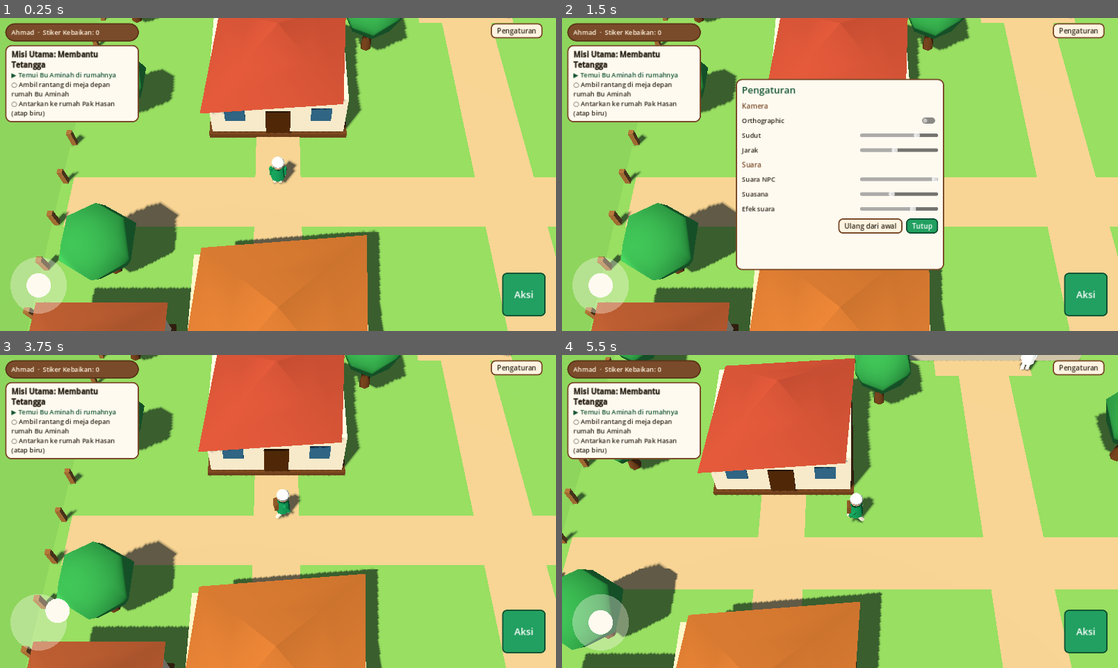
Above: before the commit, frames 1-4 (two rows, left to right).
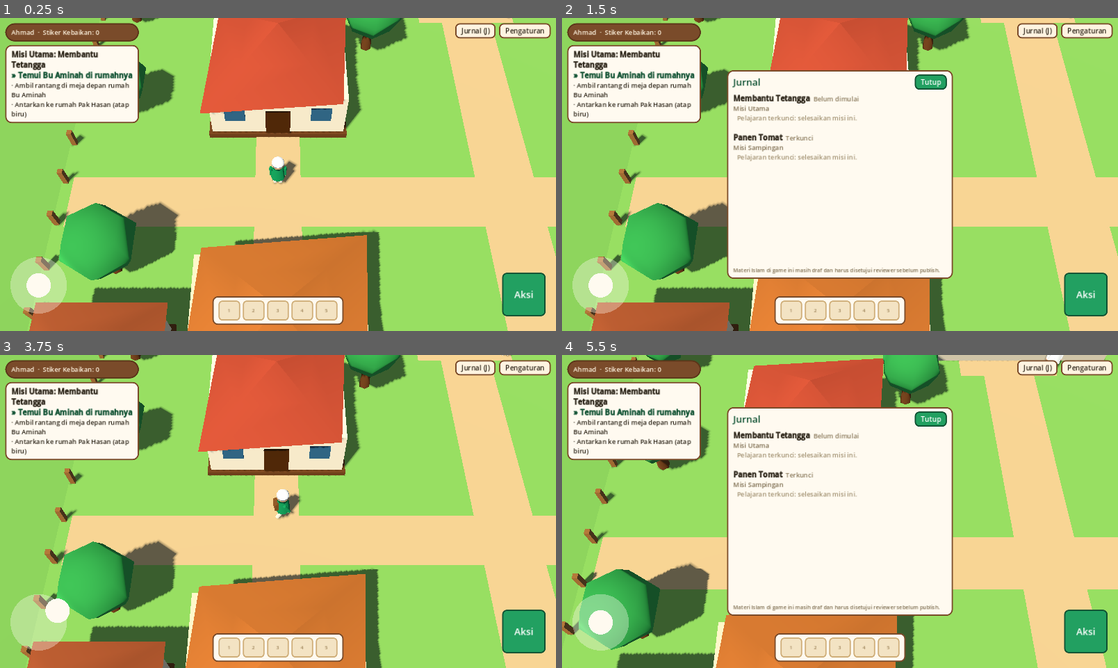
Above: after the commit, the same moments.

Repository: berlianlife/jelajah-kampung
Game: Godot game, scene res://scenes/main.tscn
Same seed, same stepped clock (60 frames per second), same inputs: the game is played once before the commit and once after it.
Inputs (mouse positions are in pixels of both pictures, inside the frame that each line leads up to):
- Up to frame 1 (0.25 s): no input
- Up to frame 2 (1.5 s): click "Pengaturan" at 0.5 s; click (1040, 30) at 1.25 s, where only the run after the commit has a clickable "Jurnal (J)"
- Up to frame 3 (3.75 s): click "Tutup" at 2 s; click "Aksi" at 2.75 s; tap Enter at 3.5 s; drag from (38, 621) to (333, 442) at 3.52 s
- Up to frame 4 (5.5 s): drag from (728, 527) to (812, 574) at 4.27 s; move the mouse to (895, 442) at 5.02 s; hold D (move_right) from 5.03 s (still down); hold J (journal, bound only after the commit) from 5.03 s (still down)

The runs differ from the first frame. In frame 1, 4.0% of the frame differs, in the area x 0-100%, y 1-98%; in frame 2, 12%; in frame 3, 4.0%; in frame 4, 52%, in the area x 0-100%, y 0-100%.

Commit message:
v0.3: journal, hotbar, LOS fade, safe glyphs

Diff:
--- /dev/null
+++ b/data/world/items.json
@@ -0,0 +1,6 @@
+{
+  "items": {
+    "rantang": {"name": "Rantang Lodeh", "color": "2fa36b", "short": "Rantang"},
+    "tomat": {"name": "Tomat", "color": "e2463a", "short": "Tomat", "count_from": "q.harvest_tomato"}
+  }
+}
--- a/scripts/data/game_data.gd
+++ b/scripts/data/game_data.gd
@@ -74,6 +74,7 @@
 		"move_right": [KEY_D, KEY_RIGHT],
 		"interact": [KEY_E, KEY_SPACE],
 		"settings": [KEY_ESCAPE],
+		"journal": [KEY_J],
 	}
 	for action in map.keys():
 		if not InputMap.has_action(action):
--- a/scripts/main.gd
+++ b/scripts/main.gd
@@ -6,6 +6,7 @@
 	"res://data/quests/02_harvest_tomato.json",
 ]
 const NPC_FILE := "res://data/world/npcs.json"
+const ITEM_FILE := "res://data/world/items.json"
 const INTERACT_RANGE := 2.1
 
 const PlayerScript := preload("res://scripts/player/player.gd")
@@ -18,6 +19,7 @@
 var hud
 var engine: QuestEngine
 var npc_data: Dictionary = {}
+var item_data: Dictionary = {}
 var interactables: Array = []
 var near = null
 var rantang: Node3D
@@ -57,6 +59,8 @@
 	engine.sfx_requested.connect(AudioManager.play)
 
 	npc_data = _load_json(NPC_FILE)
+	item_data = _load_json(ITEM_FILE).get("items", {})
+	hud.journal_opened.connect(_refresh_ui)
 	_spawn_interactables(world)
 
 	hud.load_settings(GameData.state["settings"])
@@ -147,7 +151,7 @@
 func _process(delta: float) -> void:
 	var blocked: bool = hud.is_blocking()
 	player.input_locked = blocked
-	WorldBuilder.update_fades(player.global_position, delta, rig.pitch_deg)
+	WorldBuilder.update_fades(player.global_position, delta, rig.cam.global_position)
 	near = null if blocked else _find_near()
 	hud.set_prompt(near.prompt_label if near != null else "")
 	if player.is_moving:
@@ -255,6 +259,18 @@
 func _refresh_ui() -> void:
 	hud.set_quests(engine.panel_data())
 	hud.set_stickers(int(GameData.state["stickers"]))
+	hud.set_inventory(inventory_view())
+	hud.set_journal(engine.journal_data())
+
+func inventory_view() -> Array:
+	var out: Array = []
+	for id in GameData.state["inventory"]:
+		var def: Dictionary = item_data.get(id, {"name": id, "short": id, "color": "888888"})
+		var row := def.duplicate()
+		row["id"] = id
+		row["count"] = GameData.counter(def["count_from"]) if def.has("count_from") else 1
+		out.append(row)
+	return out
 
 func _load_json(path: String) -> Dictionary:
 	var f := FileAccess.open(path, FileAccess.READ)
--- a/scripts/quest/quest_engine.gd
+++ b/scripts/quest/quest_engine.gd
@@ -118,6 +118,35 @@
 		GameData.save()
 		changed.emit()
 
+func _collect_learns(v: Variant, out: Dictionary) -> void:
+	if v is Dictionary:
+		if v.has("learn"):
+			out[v["learn"]] = {"title": v.get("learn_title", ""), "text": v.get("learn_text", "")}
+		for k in v.keys():
+			_collect_learns(v[k], out)
+	elif v is Array:
+		for x in v:
+			_collect_learns(x, out)
+
+## Journal rows: every quest whose requirements are met, with status and its learning entry.
+func journal_data() -> Array:
+	var out: Array = []
+	for q in quests:
+		var st := GameData.quest(q["quest_id"])
+		var steps: Array = q.get("steps", [])
+		var done := not steps.is_empty()
+		for s in steps:
+			if not cond_ok(s.get("done_if", {}), q):
+				done = false
+		var status := "Selesai" if done else ("Berjalan" if st > 0 else ("Terkunci" if not requires_ok(q) else "Belum dimulai"))
+		var learns := {}
+		_collect_learns(q, learns)
+		var lessons: Array = []
+		for id in learns.keys():
+			lessons.append({"id": id, "title": learns[id]["title"], "text": learns[id]["text"], "unlocked": GameData.state["learned"].has(id)})
+		out.append({"title": q.get("title", ""), "type": q.get("type", "main"), "status": status, "lessons": lessons, "content_status": q.get("content_status", "")})
+	return out
+
 ## Quest panel rows: main quests always, side quests once started.
 func panel_data() -> Array:
 	var out: Array = []
--- a/scripts/ui/hud.gd
+++ b/scripts/ui/hud.gd
@@ -6,6 +6,7 @@
 signal joystick_changed(v: Vector2)
 signal settings_changed(s: Dictionary)
 signal reset_requested
+signal journal_opened
 
 const CREAM := Color("fffaf0")
 const WOOD := Color("7a4b2a")
@@ -28,6 +29,9 @@
 var learn_title: Label
 var learn_text: Label
 var settings_panel: PanelContainer
+var journal_panel: PanelContainer
+var journal_text: RichTextLabel
+var hotbar: HBoxContainer
 var s_ortho: CheckButton
 var s_pitch: HSlider
 var s_dist: HSlider
@@ -153,16 +157,68 @@
 	quest_text.add_theme_color_override("default_color", INK)
 	qp.add_child(quest_text)
 
-	# Settings button (top-right)
+	# Top-right buttons
+	var tr := HBoxContainer.new()
+	tr.add_theme_constant_override("separation", 8)
+	tr.anchor_left = 1.0
+	tr.anchor_right = 1.0
+	tr.offset_left = -270
+	tr.offset_right = -12
+	tr.offset_top = 12
+	tr.alignment = BoxContainer.ALIGNMENT_END
+	tr.grow_horizontal = Control.GROW_DIRECTION_BEGIN
+	root.add_child(tr)
+	var jb := _button("Jurnal (J)")
+	jb.pressed.connect(toggle_journal)
+	tr.add_child(jb)
 	var gear := _button("Pengaturan")
-	gear.set_anchors_preset(Control.PRESET_TOP_RIGHT)
-	gear.position = Vector2(-150, 12)
 	gear.pressed.connect(toggle_settings)
-	root.add_child(gear)
+	tr.add_child(gear)
+
+	# Inventory hotbar (bottom-center)
+	var hp := _panel(Color("fffaf0"), WOOD, 12)
+	_anchor_bottom_center(hp, 300, 64, 16)
+	root.add_child(hp)
+	hotbar = HBoxContainer.new()
+	hotbar.alignment = BoxContainer.ALIGNMENT_CENTER
+	hotbar.add_theme_constant_override("separation", 6)
+	hp.add_child(hotbar)
+	hp.name = "Hotbar"
+	set_inventory([])
+
+	# Journal
+	journal_panel = _panel(CREAM, WOOD)
+	_center(journal_panel, 520, 480)
+	root.add_child(journal_panel)
+	var jv := VBoxContainer.new()
+	jv.add_theme_constant_override("separation", 8)
+	journal_panel.add_child(jv)
+	var jh := HBoxContainer.new()
+	var jt := _label("Jurnal", 22, DEEP)
+	jt.size_flags_horizontal = Control.SIZE_EXPAND_FILL
+	jh.add_child(jt)
+	var jc := _button("Tutup", true)
+	jc.pressed.connect(toggle_journal)
+	jh.add_child(jc)
+	jv.add_child(jh)
+	var js := ScrollContainer.new()
+	js.size_flags_vertical = Control.SIZE_EXPAND_FILL
+	js.horizontal_scroll_mode = ScrollContainer.SCROLL_MODE_DISABLED
+	jv.add_child(js)
+	journal_text = RichTextLabel.new()
+	journal_text.bbcode_enabled = true
+	journal_text.fit_content = true
+	journal_text.size_flags_horizontal = Control.SIZE_EXPAND_FILL
+	journal_text.add_theme_font_size_override("normal_font_size", 15)
+	journal_text.add_theme_font_size_override("bold_font_size", 17)
+	journal_text.add_theme_color_override("default_color", INK)
+	js.add_child(journal_text)
+	jv.add_child(_label("Materi Islam di game ini masih draf dan harus disetujui reviewer sebelum publish.", 12, Color("7a6a4c")))
+	journal_panel.visible = false
 
 	# Prompt
 	prompt_panel = _panel(DEEP, Color("22A061"), 24)
-	_anchor_bottom_center(prompt_panel, 380, 50, 90)
+	_anchor_bottom_center(prompt_panel, 380, 50, 96)
 	root.add_child(prompt_panel)
 	prompt_label = _label("", 16, Color.WHITE)
 	prompt_label.horizontal_alignment = HORIZONTAL_ALIGNMENT_CENTER
@@ -276,6 +332,10 @@
 			toast_panel.visible = false
 
 func _unhandled_input(e: InputEvent) -> void:
+	if e.is_action_pressed("journal") and not _open:
+		toggle_journal()
+		get_viewport().set_input_as_handled()
+		return
 	if e.is_action_pressed("settings"):
 		if learn_panel.visible:
 			close_learn()
@@ -285,7 +345,7 @@
 
 # ---------- public API ----------
 func is_blocking() -> bool:
-	return _open or learn_panel.visible or settings_panel.visible
+	return _open or learn_panel.visible or settings_panel.visible or journal_panel.visible
 
 func dialog_open() -> bool:
 	return _open
@@ -301,12 +361,12 @@
 		var current_marked := false
 		for s in q["steps"]:
 			if s["done"]:
-				out += "[color=#8a7a5c][s]✓ %s[/s][/color]\n" % s["text"]
+				out += "[color=#8a7a5c][s]· %s[/s][/color]\n" % s["text"]
 			elif not current_marked:
-				out += "[color=#0F5132]▶ %s[/color]\n" % s["text"]
+				out += "[color=#0F5132][b]» %s[/b][/color]\n" % s["text"]
 				current_marked = true
 			else:
-				out += "○ %s\n" % s["text"]
+				out += "· %s\n" % s["text"]
 	quest_text.text = out.strip_edges()
 
 func set_stickers(n: int) -> void:
@@ -329,7 +389,63 @@
 func close_learn() -> void:
 	learn_panel.visible = false
 
+func toggle_journal() -> void:
+	settings_panel.visible = false
+	journal_panel.visible = not journal_panel.visible
+	if journal_panel.visible:
+		journal_opened.emit()
+
+func set_journal(rows: Array) -> void:
+	var out := ""
+	for q in rows:
+		var tag := "Misi Utama" if q["type"] == "main" else "Misi Sampingan"
+		var col := "#1e7a4f" if q["status"] == "Selesai" else ("#b07a00" if q["status"] == "Berjalan" else "#8a7a5c")
+		out += "[b]%s[/b]  [color=%s]%s[/color]\n[color=#7a6a4c]%s[/color]\n" % [q["title"], col, q["status"], tag]
+		for l in q["lessons"]:
+			if l["unlocked"]:
+				out += "  [color=#7a4b2a][b]Pelajaran: %s[/b][/color] [color=#7a4b00](draf)[/color]\n  %s\n" % [l["title"], l["text"]]
+			else:
+				out += "  [color=#a09070]Pelajaran terkunci: selesaikan misi ini.[/color]\n"
+		out += "\n"
+	journal_text.text = out.strip_edges()
+
+## items: [{name, short, color, count}]
+func set_inventory(items: Array) -> void:
+	for ch in hotbar.get_children():
+		ch.queue_free()
+	for i in 5:
+		var slot := PanelContainer.new()
+		slot.custom_minimum_size = Vector2(50, 46)
+		var has := i < items.size()
+		var st := _style(Color("fff2d6") if has else Color("f3e3c3"), SUN if has else Color("cfae79"), 8)
+		st.set_content_margin_all(2)
+		slot.add_theme_stylebox_override("panel", st)
+		var v := VBoxContainer.new()
+		v.alignment = BoxContainer.ALIGNMENT_CENTER
+		v.add_theme_constant_override("separation", 0)
+		slot.add_child(v)
+		if has:
+			var it: Dictionary = items[i]
+			var dot := ColorRect.new()
+			dot.color = Color(str(it.get("color", "888888")))
+			dot.custom_minimum_size = Vector2(18, 14)
+			dot.size_flags_horizontal = Control.SIZE_SHRINK_CENTER
+			v.add_child(dot)
+			var txt := str(it.get("short", ""))
+			if int(it.get("count", 0)) > 1:
+				txt += " x%d" % int(it["count"])
+			var l := _label(txt, 11, INK)
+			l.horizontal_alignment = HORIZONTAL_ALIGNMENT_CENTER
+			v.add_child(l)
+			slot.tooltip_text = str(it.get("name", ""))
+		else:
+			var l := _label(str(i + 1), 11, Color("9c8257"))
+			l.horizontal_alignment = HORIZONTAL_ALIGNMENT_CENTER
+			v.add_child(l)
+		hotbar.add_child(slot)
+
 func toggle_settings() -> void:
+	journal_panel.visible = false
 	settings_panel.visible = not settings_panel.visible
 	reset_armed = false
 	s_reset.text = "Ulang dari awal"
--- a/scripts/world/world_builder.gd
+++ b/scripts/world/world_builder.gd
@@ -86,14 +86,33 @@
 	_collect_unique_mats(g, mats)
 	fade_targets.append({"mats": mats, "min_x": x - w / 2.0, "max_x": x + w / 2.0, "min_z": z - d / 2.0, "max_z": z + d / 2.0, "cur": 1.0})
 
-## Call every frame with the player position.
-## A house hides the player when the camera ray to the player passes under its roof top (~4.6 m).
-static func update_fades(p: Vector3, delta: float, pitch_deg := 60.0) -> void:
-	var slope := tan(deg_to_rad(pitch_deg))
+## Segment vs axis-aligned box (slab test). True when a..b passes through the box.
+static func _segment_hits_box(a: Vector3, b: Vector3, bmin: Vector3, bmax: Vector3) -> bool:
+	var d := b - a
+	var t0 := 0.0
+	var t1 := 1.0
+	for i in 3:
+		if absf(d[i]) < 1e-6:
+			if a[i] < bmin[i] or a[i] > bmax[i]:
+				return false
+		else:
+			var ta := (bmin[i] - a[i]) / d[i]
+			var tb := (bmax[i] - a[i]) / d[i]
+			t0 = maxf(t0, minf(ta, tb))
+			t1 = minf(t1, maxf(ta, tb))
+			if t0 > t1:
+				return false
+	return true
+
+## Call every frame. A house fades only when it actually blocks the camera's line of sight
+## to the player (works for any pitch, distance or projection).
+static func update_fades(p: Vector3, delta: float, cam_pos: Vector3) -> void:
+	var head := p + Vector3(0, 1.3, 0)
+	var body := p + Vector3(0, 0.7, 0)
 	for b in fade_targets:
-		var in_x: bool = p.x > b.min_x - 0.6 and p.x < b.max_x + 0.6
-		var gap := maxf(0.0, float(b.min_z) - p.z)
-		var occ: bool = in_x and p.z < b.max_z and gap * slope < 4.6
+		var bmin := Vector3(b.min_x - 0.15, 0.0, b.min_z - 0.15)
+		var bmax := Vector3(b.max_x + 0.15, 4.0, b.max_z + 0.15)
+		var occ: bool = _segment_hits_box(head, cam_pos, bmin, bmax) or _segment_hits_box(body, cam_pos, bmin, bmax)
 		var goal := 0.3 if occ else 1.0
 		var cur: float = b.cur
 		if absf(cur - goal) < 0.002:
--- a/tests/screenshot.gd
+++ b/tests/screenshot.gd
@@ -1,13 +1,17 @@
 extends SceneTree
-## Renders the game and saves screenshots. Run under a display (xvfb-run).
+## Renders the game and saves screenshots. Run under a display (Xvfb).
 func _init(): _run.call_deferred()
+func shot(name: String) -> void:
+	for i in 20: await process_frame
+	root.get_viewport().get_texture().get_image().save_png("/tmp/shot_%s.png" % name)
 func _run():
-	var gd = root.get_node("GameData"); gd.reset()
+	var gd = root.get_node("GameData"); gd.reset(); gd.state["settings"] = gd.default_settings()
 	var m = load("res://scenes/main.tscn").instantiate(); root.add_child(m)
-	for i in 30: await process_frame
-	root.get_viewport().get_texture().get_image().save_png("/tmp/shot_start.png")
-	m.player.position = Vector3(-8.5, 0, 9.8)
-	m.rig.snap()
-	for i in 30: await process_frame
-	root.get_viewport().get_texture().get_image().save_png("/tmp/shot_aminah.png")
+	m.player.position = Vector3(-10, 0, 1); m.rig.snap()
+	await shot("start")
+	gd.set_quest("q.help_neighbor", 2); gd.add_item("rantang"); m._refresh_ui()
+	m.player.position = Vector3(10, 0, 4.5); m.rig.snap()
+	await shot("behind_house")
+	m.hud.toggle_journal()
+	await shot("journal")
 	quit()
--- a/tests/smoke_test.gd
+++ b/tests/smoke_test.gd
@@ -80,6 +80,9 @@
 	await goto(Vector3(-15.3, 0, -15.0))
 	check(near_id() == "", "tomatoes not pickable before quest")
 
+	var j0: Array = main.engine.journal_data()
+	check(j0[0]["status"] == "Belum dimulai" and j0[1]["status"] == "Terkunci", "journal initial statuses")
+
 	# --- main quest ---
 	await goto(Vector3(-8.3, 0, 14.0))
 	check(near_id() == "aminah", "Bu Aminah is interactable")
@@ -96,6 +99,7 @@
 	main._on_action()
 	check(gd.quest("q.help_neighbor") == 2 and gd.has_item("rantang"), "rantang picked -> state 2")
 	check(not main.rantang.visible, "rantang hidden on table")
+	check(main.inventory_view().size() == 1 and main.inventory_view()[0]["name"] == "Rantang Lodeh", "hotbar shows Rantang Lodeh")
 	await goto(Vector3(8.6, 0, 14.0))
 	check(near_id() == "hasan", "Pak Hasan interactable")
 	main._on_action()
@@ -129,6 +133,8 @@
 			picked += 1
 	check(picked == 5, "exactly 5 tomatoes pickable (picked=%d)" % picked)
 	check(gd.counter("q.harvest_tomato") == 5, "counter = 5")
+	var inv: Array = main.inventory_view()
+	check(inv.size() == 1 and inv[0]["id"] == "tomat" and int(inv[0]["count"]) == 5, "hotbar shows Tomat x5")
 	check(gd.state["hidden"].has("tomato_0") and not gd.state["hidden"].has("tomato_5"), "picked tomatoes hidden, 6th untouched")
 	var panel: Array = main.engine.panel_data()
 	check(panel.size() == 2 and panel[1]["steps"][0]["text"].contains("5/5"), "quest panel shows 5/5")
@@ -151,6 +157,15 @@
 	player.position = Vector3(-10, 0, 1)
 	await frames(60)
 	check(WorldBuilder.fade_targets[1].cur > 0.99, "house in front but not hiding player stays solid")
+
+	# --- journal ---
+	var j: Array = main.engine.journal_data()
+	check(j.size() == 2 and j[0]["status"] == "Selesai" and j[1]["status"] == "Selesai", "journal: both quests Selesai")
+	check(j[0]["lessons"][0]["unlocked"] and j[0]["lessons"][0]["title"] == "Adab Bertetangga", "journal: lesson unlocked")
+	check(main.inventory_view().is_empty(), "inventory empty after handing in items")
+	hud.toggle_journal()
+	check(hud.is_blocking() and hud.journal_text.text.contains("Menjaga Kebun Bersama"), "journal panel opens with lessons")
+	hud.toggle_journal()
 
 	# --- settings ---
 	hud.toggle_settings()
Not shown, changed: export/web/index.pck
